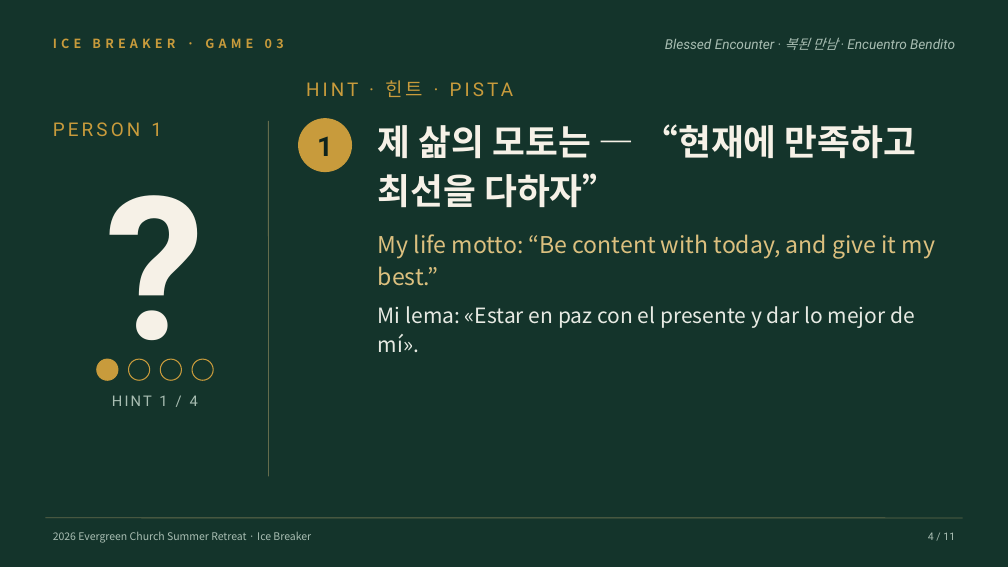
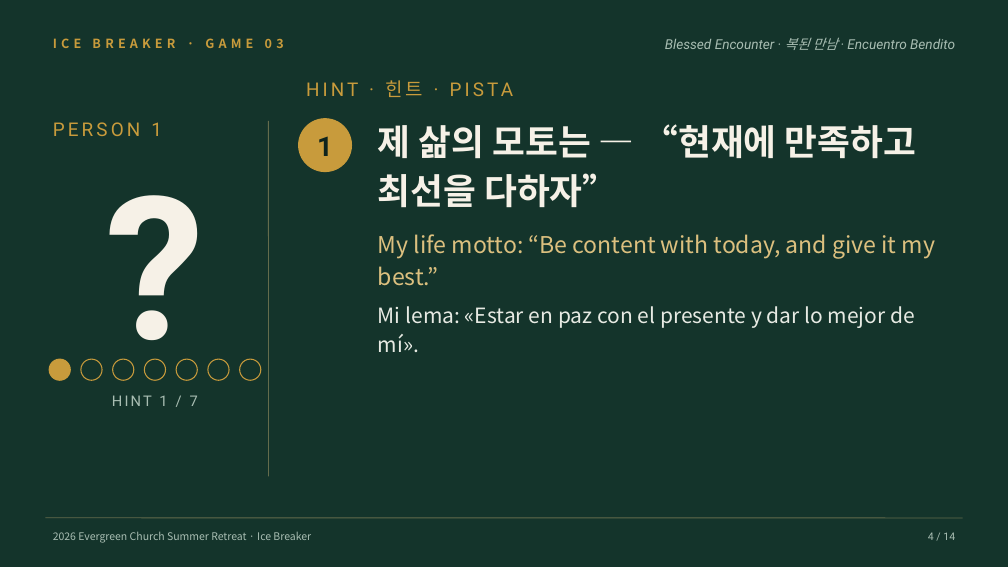
Before and after one commit to logosguru/neulpureun-retreat-2026, a slide deck: slide 4 of docs/icebreaker/icebreaker-03-whoisit.pptx. Drawn at 1008x567 pixels with LibreOffice and Linux fonts; fonts in the diff are those of the drawing. Boxes give left, top, right and bottom in pixels: in the first picture for what was removed or moved away, otherwise in the second. Text is boxed around its words. In the diff, an @@ line names an element or a change of style, - is before the commit and + after.

```diff
--- a/docs/icebreaker/icebreaker-03-whoisit.pptx
+++ b/docs/icebreaker/icebreaker-03-whoisit.pptx
@@ ellipse: place and size @@
-ellipse at bbox=[97, 359, 118, 380]
+ellipse at bbox=[49, 359, 70, 380]
@@ ellipse added at bbox=[81, 359, 102, 380], fill #14342B, outline #C89B3C 1 pt @@
@@ ellipse: place and size @@
-ellipse at bbox=[129, 359, 150, 380]
+ellipse at bbox=[113, 359, 134, 380]
@@ ellipse added at bbox=[144, 359, 166, 380], fill #14342B, outline #C89B3C 1 pt @@
@@ ellipse: place and size @@
-ellipse at bbox=[160, 359, 181, 380]
+ellipse at bbox=[176, 359, 197, 380]
@@ ellipse: place and size @@
-ellipse at bbox=[192, 359, 213, 380]
+ellipse at bbox=[208, 359, 229, 380]
@@ ellipse added at bbox=[240, 359, 261, 380], fill #14342B, outline #C89B3C 1 pt @@
@@ text at bbox=[112, 395, 198, 406]: text changed @@
-HINT 1 / 4
+HINT 1 / 7
@@ text at bbox=[928, 532, 955, 540]: text changed @@
-4 / 11
+4 / 14
```
Also in this commit, not shown: 9 other slides changed, 4 slides added, 1 slide removed, 3 other files.
